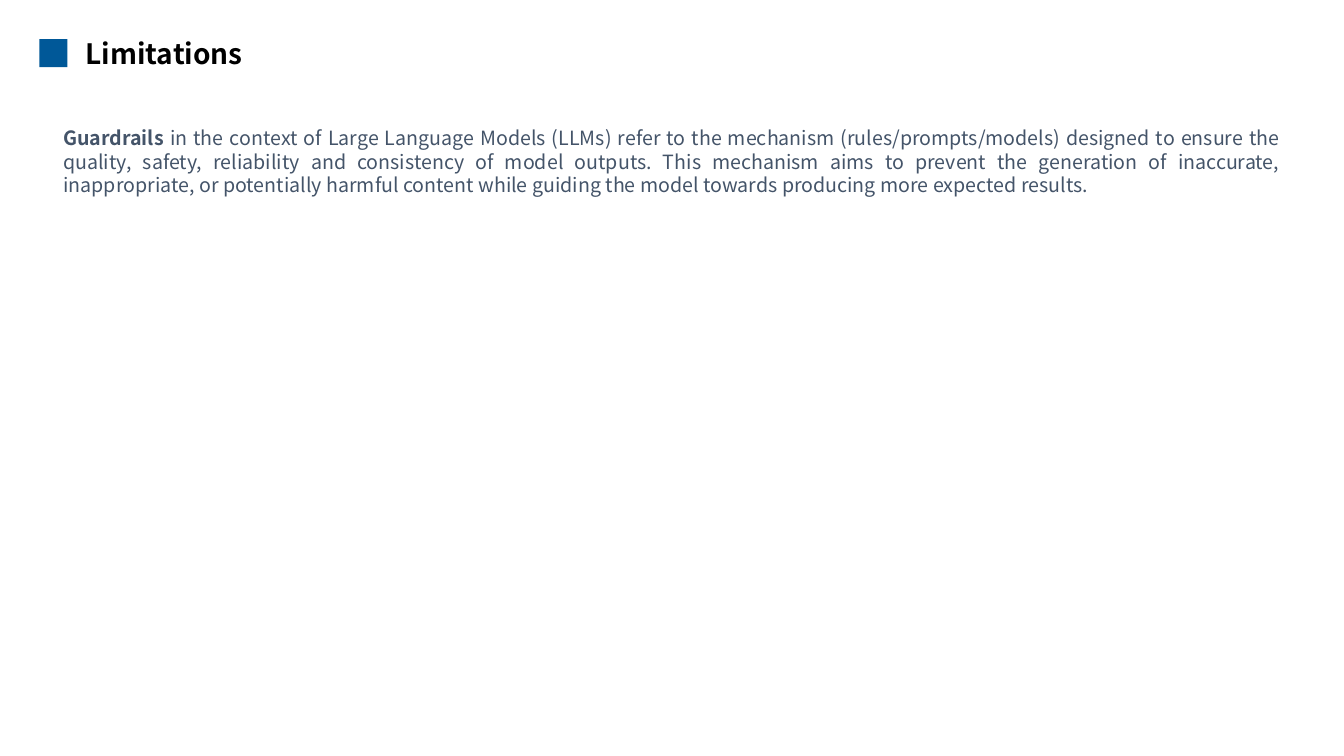
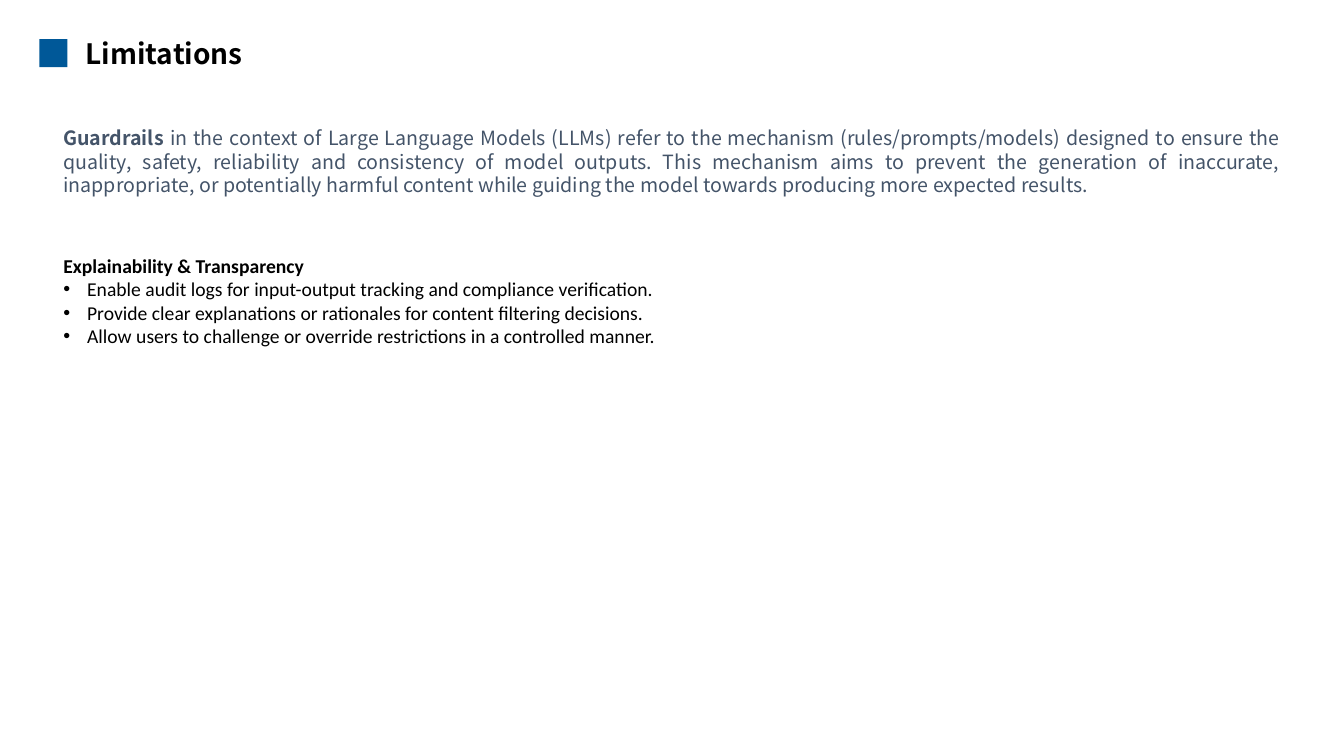
Before and after one commit to mengqinxue/Guardrails, a slide deck: slide 13 of docs/Guardrails Presentation.pptx (slide 11 before the commit). Drawn at 1344x756 pixels with LibreOffice and Linux fonts; fonts in the diff are those of the drawing. Boxes give left, top, right and bottom in pixels: in the first picture for what was removed or moved away, otherwise in the second. Text is boxed around its words. In the diff, an @@ line names an element or a change of style, - is before the commit and + after.

```diff
--- a/docs/Guardrails Presentation.pptx
+++ b/docs/Guardrails Presentation.pptx
@@ text at (x1=63, y1=259, x2=654, y2=347): paragraphs added @@
+Explainability & Transparency
+• Enable audit logs for input-output tracking and compliance verification.
+• Provide clear explanations or rationales for content filtering decisions.
+• Allow users to challenge or override restrictions in a controlled manner.
```
Also in this commit, not shown: 2 other slides changed, 2 slides added, 1 other file.
